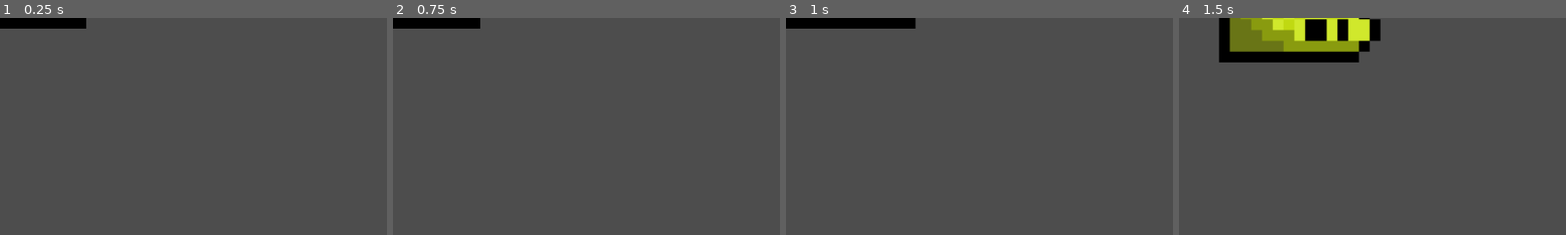
Above: before the commit, frames 1-4 (left to right).
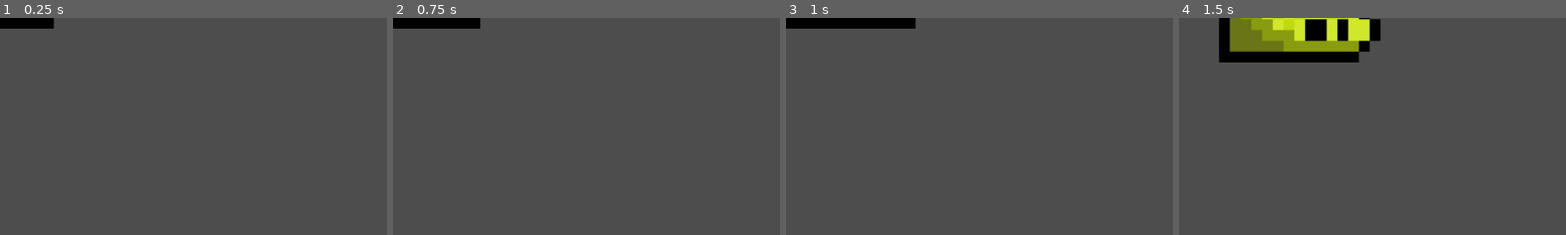
Above: after the commit, the same moments.

Repository: EmmanuelR345/Nugget-Quests
Game: Godot game, scene res://scenes/player.tscn
Two runs of this game, one before a commit and one after it. Both use one fixed random seed, a clock stepped at 60 frames per second and the inputs below.
Inputs:
- Up to frame 1 (0.25 s): no input
- Up to frame 2 (0.75 s): tap Enter at 0.5 s; hold Right (ui_right) from 0.53 s (still down)
- Up to frame 3 (1 s): keep holding Right (ui_right)
- Up to frame 4 (1.5 s): release Right (ui_right) at 1.28 s; hold Down (ui_down) from 1.28 s (still down)
The pictures show only the part of the screen within x 0-50%, y 0-50%; the shares and areas given below are measured in that part.

The runs differ from the first frame. In frame 1, 0.4% of the frame differs, in the area x 13-23%, y 0-5%; in frame 2, nothing differs; in frame 3, nothing differs; in frame 4, nothing differs.

Commit message:
right side idle

Diff:
--- a/scenes/player.tscn
+++ b/scenes/player.tscn
@@ -260,4 +260,4 @@
 
 [node name="AnimatedSprite2D" type="AnimatedSprite2D" parent="."]
 sprite_frames = SubResource("SpriteFrames_bh3e7")
-animation = &"Left_idle_walk"
+animation = &"Right_idle_walk"
